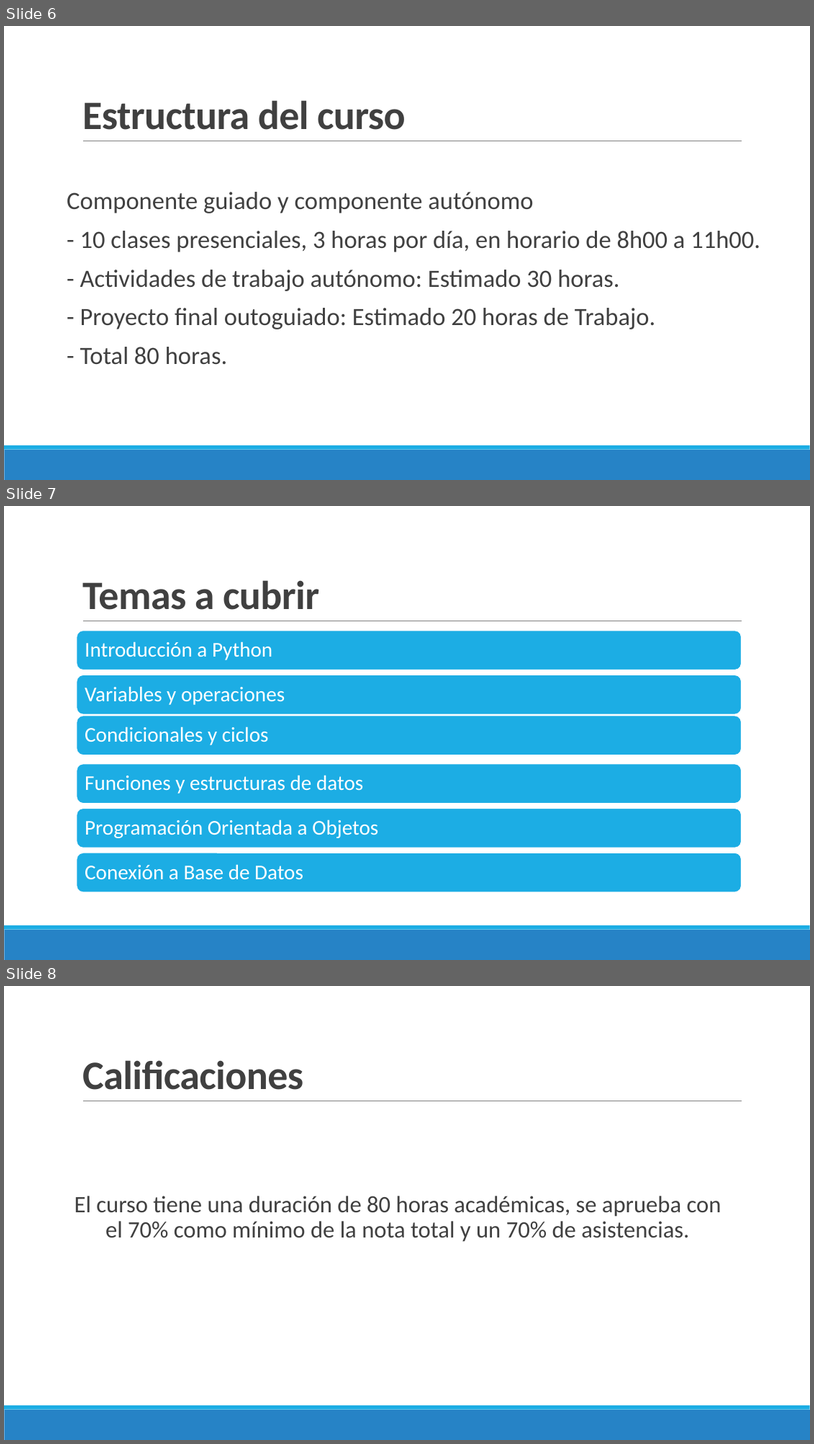
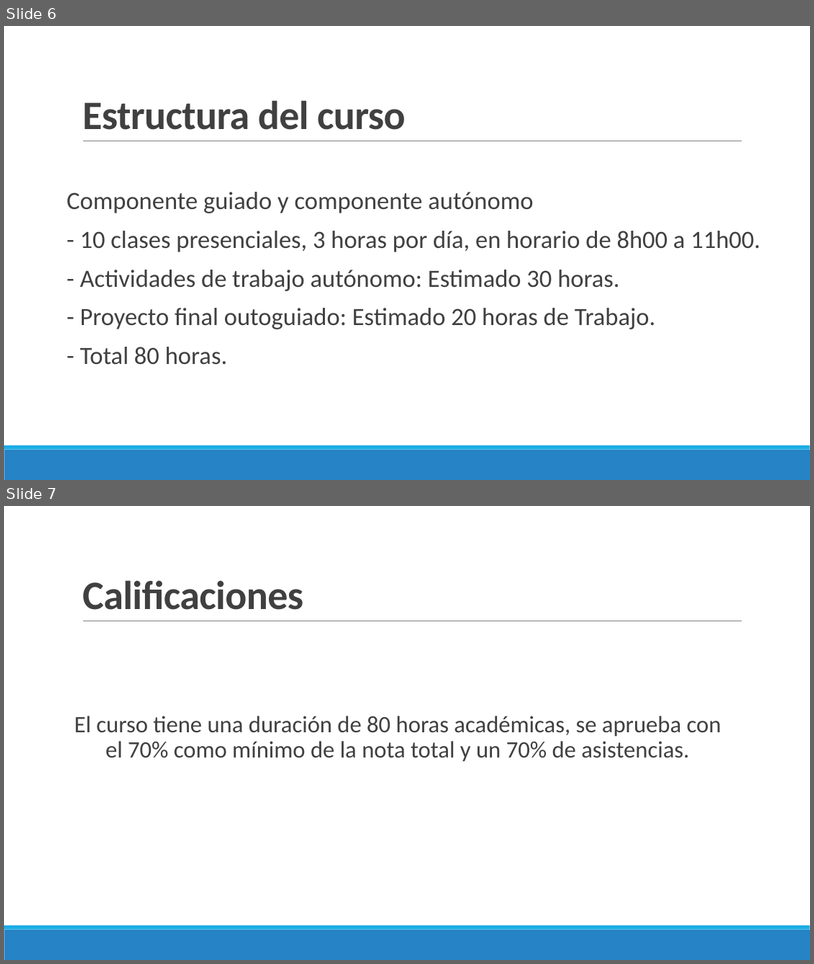
Before and after one commit to vpchimboc/CURSO-PYTHON-BASICO, a slide deck: Presentaciones/Indicaciones Generales.pptx. Shown one above the other, each under a label of ours: slides 6, 7 and 8 before the commit, slides 6 and 7 after it. The pictures are 814x1444 and 814x964 pixels, drawn with LibreOffice and Linux fonts; fonts in the diff are those of the drawing. Boxes give left, top, right and bottom in pixels: in the first picture for what was removed or moved away, otherwise in the second. Text is boxed around its words. In the diff, an @@ line names an element or a change of style, - is before the commit and + after.

```diff
--- a/Presentaciones/Indicaciones Generales.pptx
+++ b/Presentaciones/Indicaciones Generales.pptx
@@ slide 7 removed at (x1=4, y1=506, x2=810, y2=960), background #FFFFFF; not listed: 3 template elements that a slide beside it also shows @@
@@ title removed at (x1=82, y1=580, x2=319, y2=610) @@
-Temas a cubrir
@@ group removed at (x1=77, y1=630, x2=742, y2=893): 6 rounded rectangles, 6 texts @@
-Introducción a Python
-Variables y operaciones
-Condicionales y ciclos
-Funciones y estructuras de datos
-Programación Orientada a Objetos
-Conexión a Base de Datos
@@ what was slide 8 is now slide 7 @@
```
Also in this commit, not shown: 1 slide changed, 34 other files.
